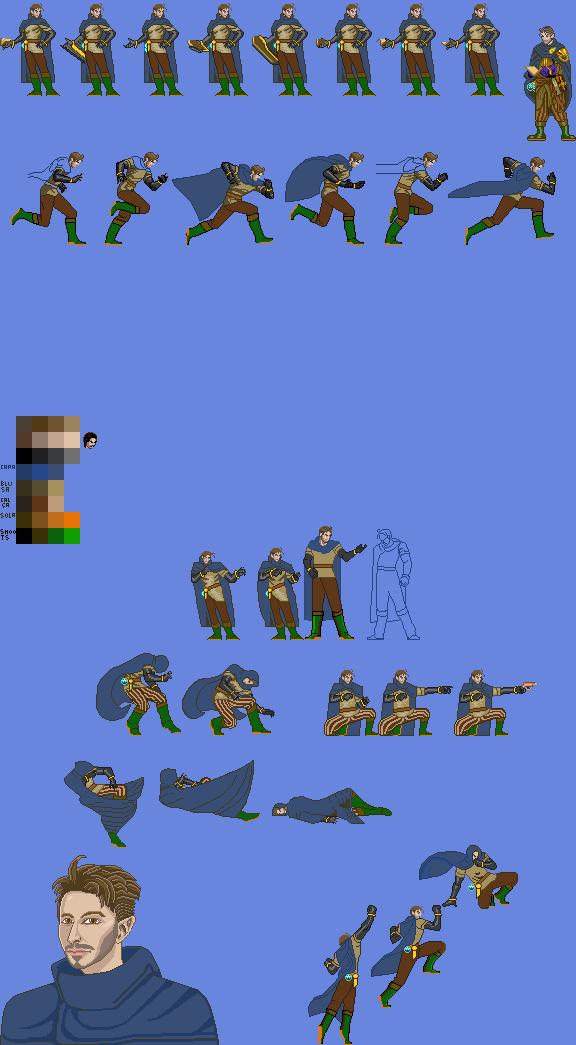
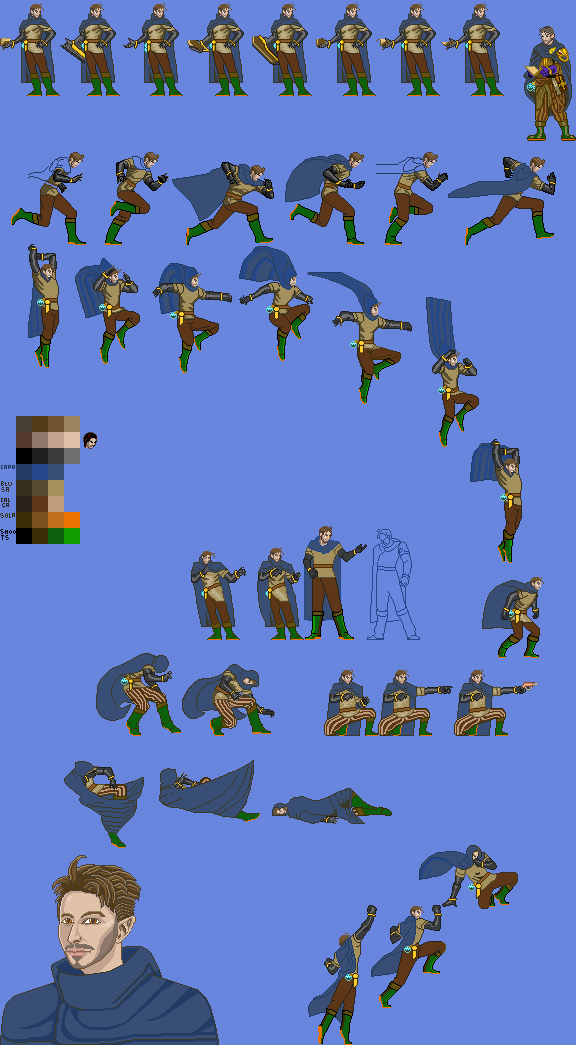
Layer changes from the first 576 x 1045 image to the second:
painted on "Copiar de Crouch" (1st of 2) over (498, 640, 512, 658)
painted on "Hit" (1st of 2) over (28, 244, 166, 447)
showed "Jump", painted on it over (28, 244, 544, 658)
painted on "Run" over (28, 244, 544, 658)
painted on "idle" over (28, 244, 522, 512)
painted on "Plano de fundo" over (28, 244, 544, 658)
